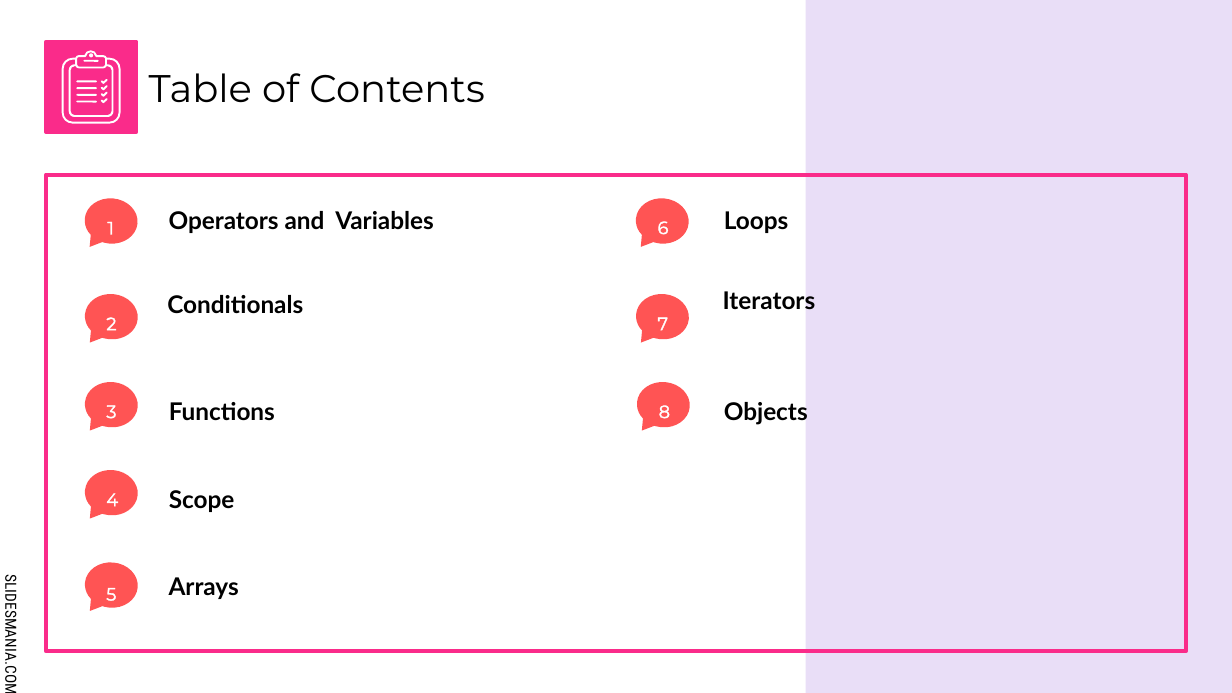
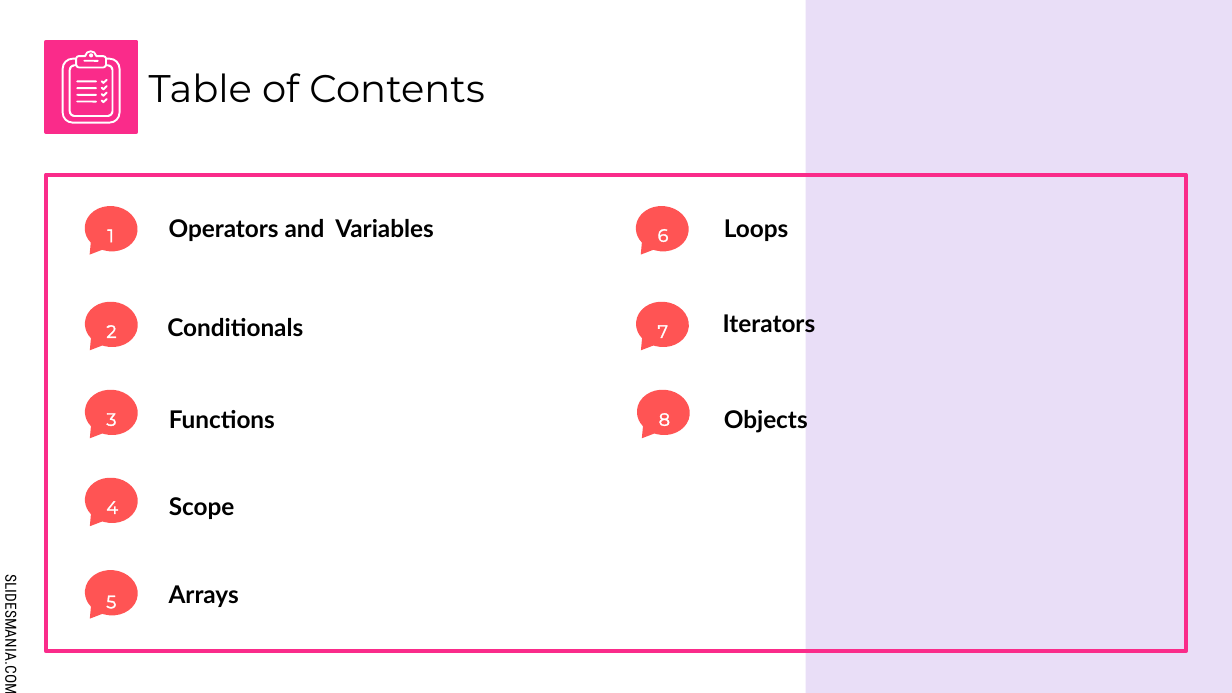
Before and after one commit to nyp-lit/webdevcourse2022, a slide deck: slide 2 of Day 2 Intro to Javascript/Workshop 2_ Basic JavaScript (Recap).pptx. Drawn at 1232x693 pixels with LibreOffice and Linux fonts; fonts in the diff are those of the drawing. Boxes give left, top, right and bottom in pixels: in the first picture for what was removed or moved away, otherwise in the second. Text is boxed around its words. In the diff, an @@ line names an element or a change of style, - is before the commit and + after.

Commit message:
updateSlides: for day 2

```diff
--- a/Day 2 Intro to Javascript/Workshop 2_ Basic JavaScript (Recap).pptx
+++ b/Day 2 Intro to Javascript/Workshop 2_ Basic JavaScript (Recap).pptx
@@ text "Conditionals": place and size @@
-text "Conditionals" at <box>167,295,303,314</box>
+text "Conditionals" at <box>167,318,303,337</box>
@@ subtitle "Iterators": place and size @@
-subtitle "Iterators" at <box>723,291,816,310</box>
+subtitle "Iterators" at <box>723,314,816,333</box>
@@ 7 freeform shapes, 4 texts: place and size @@
-7 freeform shapes, 4 texts at <box>82,196,692,524</box>
+7 freeform shapes, 4 texts at <box>82,204,692,531</box>
@@ 7 texts, 3 subtitles, 1 freeform shape: place and size @@
-7 texts, 3 subtitles, 1 freeform shape at <box>83,211,808,616</box>
+7 texts, 3 subtitles, 1 freeform shape at <box>83,219,808,623</box>
```
Also in this commit, not shown: 1 other slide changed.
